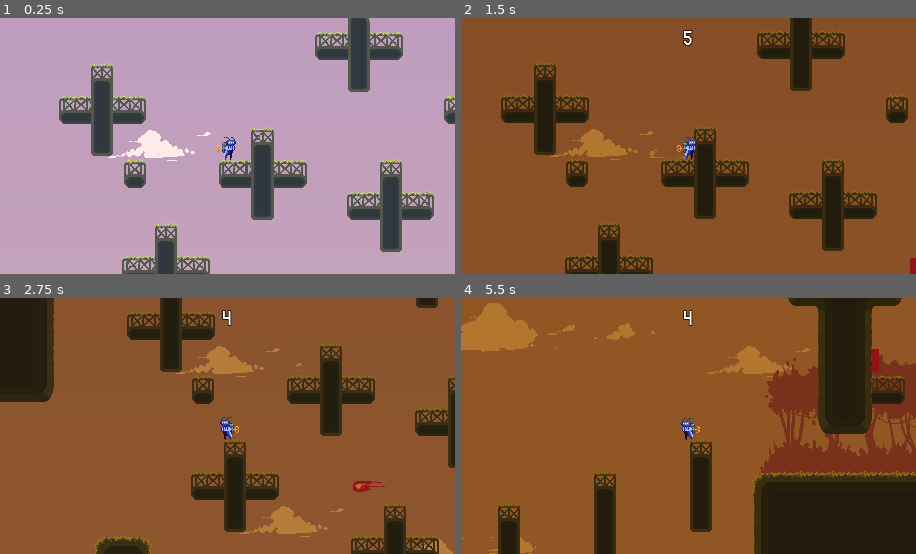
Above: before the commit, frames 1-4 (two rows, left to right).
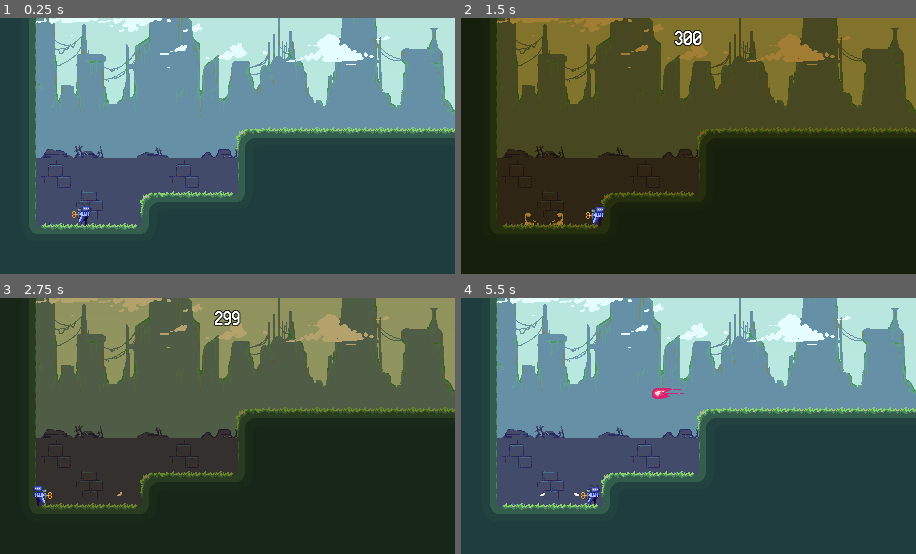
Above: after the commit, the same moments.

Repository: DevKinantan/BGDJam_2024
Game: Godot game, scene res://maptweak.tscn
Same seed, same stepped clock (60 frames per second), same inputs: the game is played once before the commit and once after it.
Inputs:
- Up to frame 1 (0.25 s): no input
- Up to frame 2 (1.5 s): tap Enter (ui_accept) at 0.5, 0.77 s; hold Right (ui_right) from 0.53 s (still down)
- Up to frame 3 (2.75 s): tap Enter (ui_accept) at 1.52 s; release Right (ui_right) at 2.03 s; hold Left (ui_left) from 2.03 s (still down)
- Up to frame 4 (5.5 s): release Left (ui_left) at 2.78 s; hold Right (ui_right) 2.78-4.28 s; tap Enter (ui_accept) at 3.02, 3.77, 4.52 s; hold Left (ui_left) 4.28-5.03 s; hold Right (ui_right) from 5.03 s (still down)

The runs differ from the first frame. In frame 1, 97% of the frame differs, in the area x 0-100%, y 0-100%; in frame 2, 95%; in frame 3, 94%; in frame 4, 100%.

Commit message:
fix level

Diff:
--- a/maptweak.tscn
+++ b/maptweak.tscn
@@ -604,7 +604,7 @@
 process_mode = 3
 top_level = true
 z_index = 10
-position = Vector2(726, -1643)
+position = Vector2(83, 911)
 metadata/_edit_group_ = true
 
 [node name="Camera2D" type="Camera2D" parent="Player"]
@@ -749,18 +749,15 @@
 shape = SubResource("RectangleShape2D_7t02u")
 
 [node name="Character" type="Sprite2D" parent="."]
-visible = false
 position = Vector2(549, -2122)
 texture = ExtResource("16_wyr2u")
 
 [node name="Character2" type="Sprite2D" parent="."]
-visible = false
 position = Vector2(503, -2120)
 texture = ExtResource("16_wyr2u")
 flip_h = true
 
 [node name="Character3" type="Sprite2D" parent="."]
-visible = false
 position = Vector2(594, -2122)
 texture = ExtResource("16_wyr2u")
 flip_v = true
--- a/scene/player.tscn
+++ b/scene/player.tscn
@@ -421,7 +421,7 @@
 shape = SubResource("CapsuleShape2D_0ukdx")
 
 [node name="BombTimer" type="Timer" parent="."]
-wait_time = 5.0
+wait_time = 300.0
 one_shot = true
 
 [node name="Clock" type="AudioStreamPlayer" parent="."]
@@ -463,6 +463,8 @@
 horizontal_alignment = 1
 vertical_alignment = 1
 script = ExtResource("9_aar3j")
+total_time = 300
+countdown = 300
 
 [node name="Timer" type="Timer" parent="CanvasLayer/CountdownTimer"]
 
